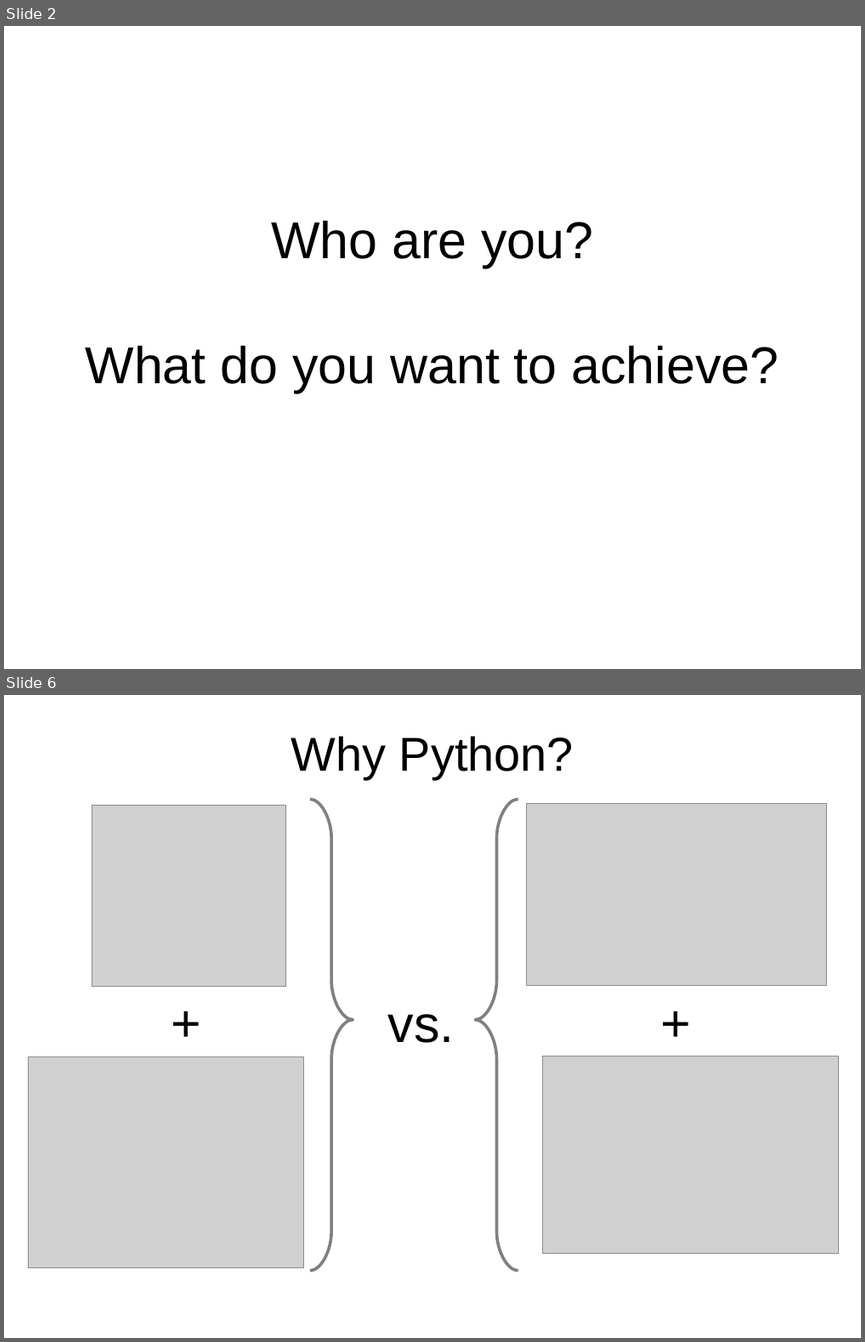
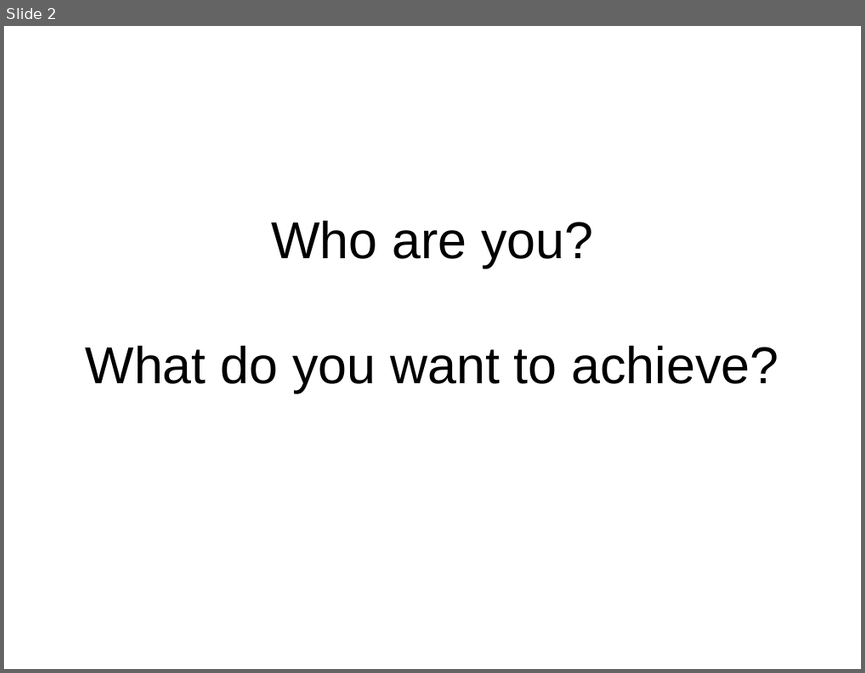
Before and after one commit to jvns/mtlpytutorial, a slide deck: intro-slides.odp. Shown one above the other, each under a label of ours: slides 2 and 6 before the commit, slide 2 after it; the slides between them are not shown. The pictures are 865x1342 and 865x673 pixels, drawn with LibreOffice and Linux fonts; fonts in the diff are those of the drawing; grey boxes stand for pictures. Boxes give left, top, right and bottom in pixels: in the first picture for what was removed or moved away, otherwise in the second. Text is boxed around its words. In the diff, an @@ line names an element or a change of style, - is before the commit and + after.

```diff
--- a/intro-slides.odp
+++ b/intro-slides.odp
@@ slide 6 removed at [4, 695, 861, 1338], background #FFFFFF @@
@@ title removed at [291, 736, 574, 779] @@
-Why Python?
@@ picture removed at [92, 805, 286, 987] @@
@@ freeform shape removed at [310, 800, 353, 1270] @@
@@ freeform shape removed at [475, 800, 518, 1270] @@
@@ picture removed at [527, 804, 827, 986] @@
@@ text removed at [164, 986, 209, 1051] @@
-+
@@ text removed at [654, 986, 700, 1051] @@
-+
@@ text removed at [388, 1014, 454, 1043] @@
-vs.
@@ picture removed at [29, 1056, 304, 1268] @@
@@ picture removed at [543, 1055, 838, 1253] @@
```
Also in this commit, not shown: 4 slides changed, 2 slides added, 3 other slides removed.
